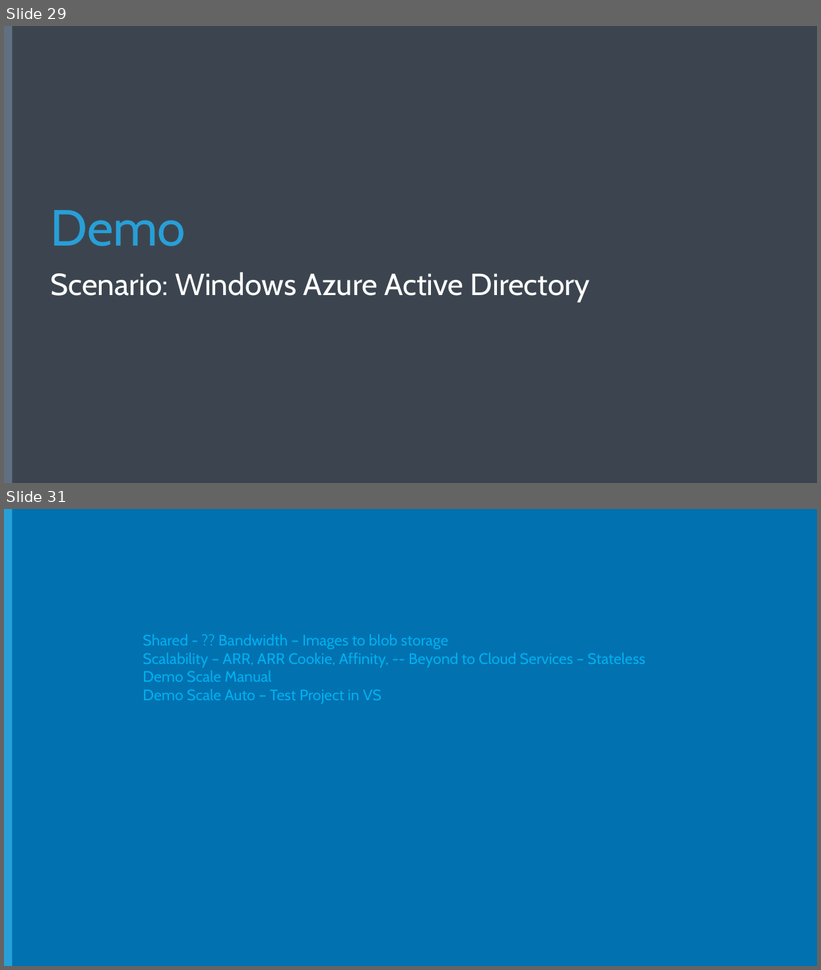
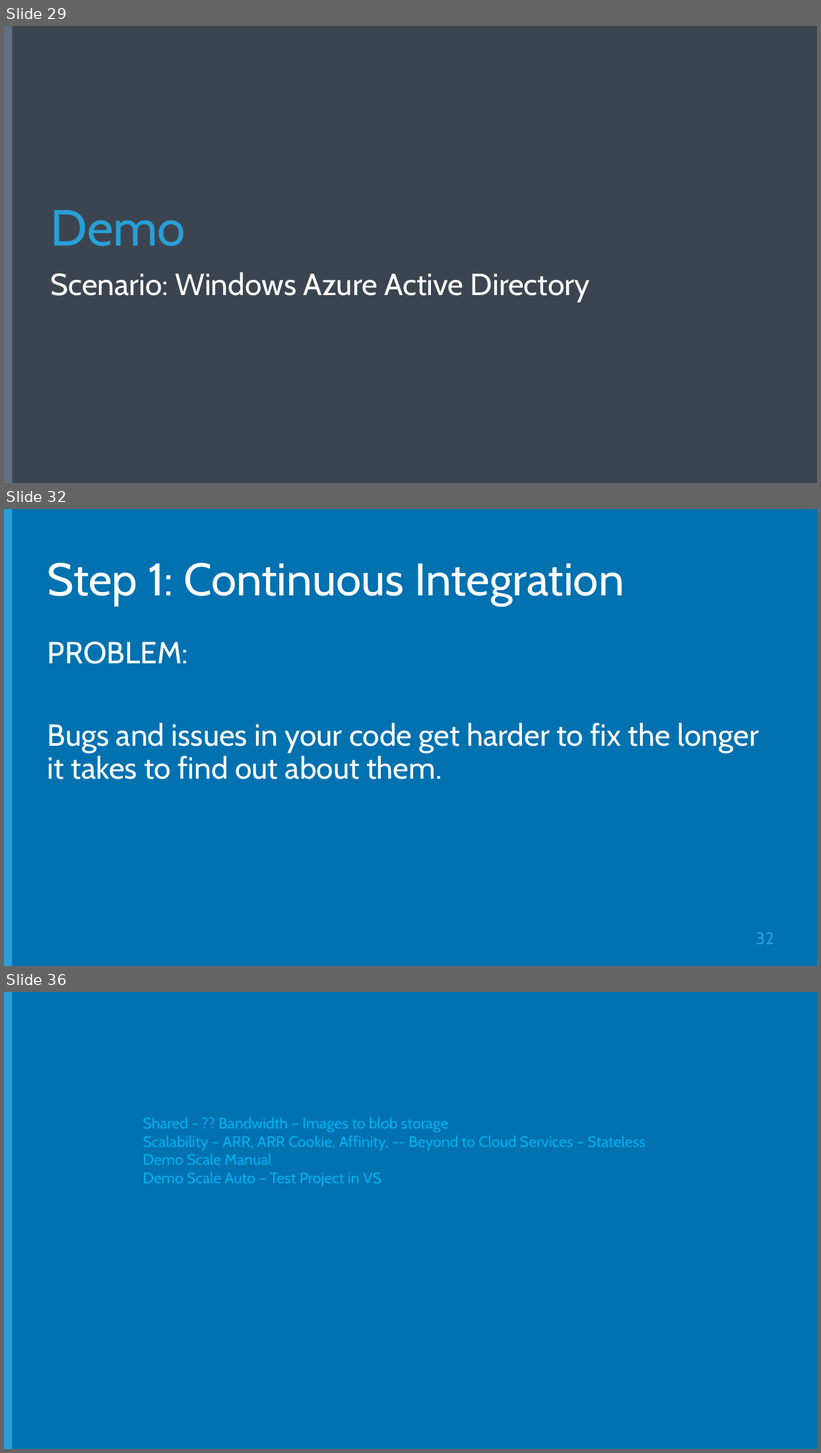
Before and after one commit to Microsoft-Web/DECK-ASPNET-in-Production, a slide deck: 6-ASPNET-in-Production.pptx. Shown one above the other, each under a label of ours: slides 29 and 31 before the commit, slides 29, 32 and 36 after it; the slides between them are not shown. The pictures are 821x970 and 821x1453 pixels, drawn with LibreOffice and Linux fonts; fonts in the diff are those of the drawing; background and template pictures are left out. Boxes give left, top, right and bottom in pixels: in the first picture for what was removed or moved away, otherwise in the second. Text is boxed around its words. In the diff, an @@ line names an element or a change of style, - is before the commit and + after.

```diff
--- a/6-ASPNET-in-Production.pptx
+++ b/6-ASPNET-in-Production.pptx
@@ slide 32 added at <box>4,509,817,966</box>, background #0171B0; not listed: 1 template element that a slide beside it also shows @@
@@ title added at <box>48,562,624,606</box>, 54 pt, text #FFFFFF @@
+Step 1: Continuous Integration
@@ text added at <box>48,642,759,780</box>, 36 pt, text #FFFFFF @@
+PROBLEM:
+Bugs and issues in your code get harder to fix the longer it takes to find out about them.
@@ page number added at <box>756,933,774,945</box>, 20 pt, text #289FD7 @@
+32
@@ what was slide 31 is now slide 36 @@
```
Also in this commit, not shown: 3 slides changed, 6 other slides added, 1 slide removed.
